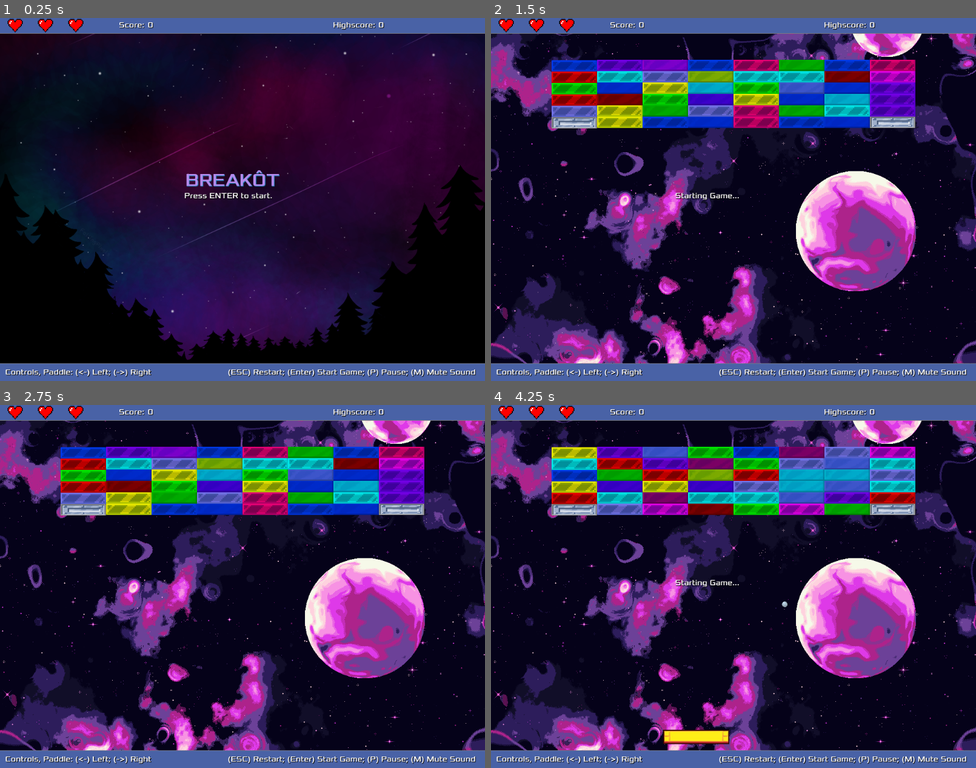
Above: before the commit, frames 1-4 (two rows, left to right).
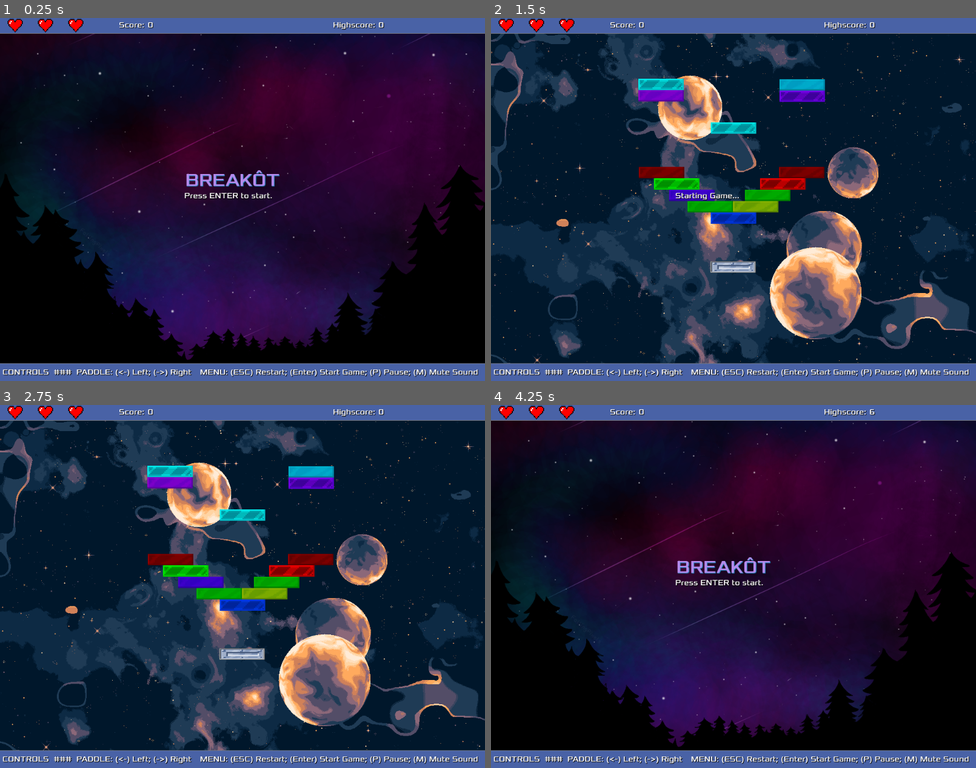
Above: after the commit, the same moments.

Repository: cristiadu/breakot
Game: Godot game, scene res://Main.tscn
The game is run twice, just before and just after one commit, with the same random seed, the same clock (stepped at 60 frames per second) and the same inputs.
Inputs:
- Up to frame 1 (0.25 s): no input
- Up to frame 2 (1.5 s): tap Enter (ui_accept) at 0.5, 1.35 s; hold Right (ui_right) 0.53-1.28 s; hold Enter (ui_accept) 0.53-1.28 s; hold Left (ui_left) from 1.28 s (still down)
- Up to frame 3 (2.75 s): tap Enter (ui_accept) at 1.52, 1.82, 2 s; release Left (ui_left) at 2.03 s; hold Right (ui_right) from 2.03 s (still down); hold Enter (ui_accept) from 2.03 s (still down)
- Up to frame 4 (4.25 s): release Enter (ui_accept) at 2.78 s; tap Enter (ui_accept) at 2.85, 3.02, 3.32 s; release Right (ui_right) at 3.53 s; hold Left (ui_left) from 3.53 s (still down); hold Enter (ui_accept) from 3.53 s (still down); tap Escape (ui_cancel) at 4.15 s

The runs differ from the first frame. In frame 1, 1.2% of the frame differs, in the area x 0-99%, y 96-99%; in frame 2, 62%; in frame 3, 62%; in frame 4, 79%, in the area x 0-100%, y 1-99%.

Commit message:
adding pause and mute controls, adjusting ball and paddle

Diff:
--- a/Ball.gd
+++ b/Ball.gd
@@ -62,5 +62,10 @@
 	ball_paused = true
 
 
+func unpause():
+	$BallSpeedTimer.start()
+	ball_paused = false
+
+
 func increase_ball_speed():
 	speed += speed_increment
--- a/Ball.tscn
+++ b/Ball.tscn
@@ -12,6 +12,7 @@
 script = ExtResource("2")
 
 [node name="Sprite2D" type="Sprite2D" parent="."]
+self_modulate = Color(0.976471, 1, 0, 1)
 scale = Vector2(0.25, 0.25)
 texture = ExtResource("1")
 region_filter_clip_enabled = true
--- a/HUD.gd
+++ b/HUD.gd
@@ -11,7 +11,7 @@
 var lives = initial_lives
 var active_blocks_count : set = on_blocks_count_setter
 
-var save_file = "user://game.save"
+var save_file = "user://user.save"
 
 func _ready():
 	var err = self.tree_exiting.connect(on_HUD_destroy)
@@ -105,13 +105,14 @@
 		# When entered here for the first time for current level.
 		# So sound doesn't keep playing on each new score after having a new highscore.
 		if not new_highscore:
-			await $NewHighscoreSound.play()
+			$NewHighscoreSound.play()
+			new_highscore = true
+
 		set_highscore(current_points)
 
 
 func set_highscore(score):
 	highscore = score
-	new_highscore = true
 	$Highscore.text = str(highscore)
 
 
--- a/HUD.tscn
+++ b/HUD.tscn
@@ -11,9 +11,6 @@
 msdf_pixel_range = 14
 msdf_size = 128
 fallbacks = Array[Font]([ExtResource("2"), ExtResource("2")])
-face_index = null
-embolden = null
-transform = null
 cache/0/16/0/ascent = 0.0
 cache/0/16/0/descent = 0.0
 cache/0/16/0/underline_position = 0.0
@@ -26,9 +23,6 @@
 msdf_pixel_range = 14
 msdf_size = 128
 fallbacks = Array[Font]([ExtResource("2"), ExtResource("2")])
-face_index = null
-embolden = null
-transform = null
 cache/0/16/0/ascent = 0.0
 cache/0/16/0/descent = 0.0
 cache/0/16/0/underline_position = 0.0
@@ -40,6 +34,7 @@
 
 [node name="TitleBackgroundSound" type="AudioStreamPlayer" parent="."]
 stream = ExtResource("4")
+volume_db = -30.0
 
 [node name="TitleBackground" type="TextureRect" parent="."]
 offset_right = 1024.0
@@ -78,9 +73,9 @@
 anchor_top = 0.5
 anchor_right = 0.5
 anchor_bottom = 0.5
-offset_left = 11.0
+offset_left = 5.0
 offset_top = 737.0
-offset_right = 323.0
+offset_right = 417.0
 offset_bottom = 760.0
 grow_horizontal = 2
 grow_vertical = 2
@@ -88,7 +83,7 @@
 theme_override_colors/font_shadow_color = Color(0, 0, 0, 1)
 theme_override_colors/font_outline_color = Color(0, 0, 0, 1)
 theme_override_fonts/font = ExtResource("2")
-text = "Controls, Paddle: (<-) Left; (->) Right"
+text = "CONTROLS  ###  PADDLE: (<-) Left; (->) Right"
 
 [node name="MenuControlsInfo" type="Label" parent="Layout/ControlsInfo"]
 anchors_preset = 8
@@ -96,9 +91,9 @@
 anchor_top = 0.5
 anchor_right = 0.5
 anchor_bottom = 0.5
-offset_left = 481.0
+offset_left = 412.0
 offset_top = 737.0
-offset_right = 1010.0
+offset_right = 1027.0
 offset_bottom = 762.0
 grow_horizontal = 2
 grow_vertical = 2
@@ -106,7 +101,7 @@
 theme_override_colors/font_shadow_color = Color(0, 0, 0, 1)
 theme_override_colors/font_outline_color = Color(0, 0, 0, 1)
 theme_override_fonts/font = ExtResource("2")
-text = "(ESC) Restart; (Enter) Start Game; (P) Pause; (M) Mute Sound "
+text = "  MENU: (ESC) Restart; (Enter) Start Game; (P) Pause; (M) Mute Sound "
 
 [node name="Highscore" type="Node2D" parent="Layout"]
 
@@ -161,7 +156,7 @@
 anchor_bottom = 0.5
 offset_left = -121.0
 offset_top = -65.0
-offset_right = 335.0
+offset_right = 89.0
 offset_bottom = -16.0
 grow_horizontal = 2
 grow_vertical = 2
--- a/Main.gd
+++ b/Main.gd
@@ -3,6 +3,8 @@
 @export var total_levels = 5
 
 var game_started = false
+var game_paused = false
+var game_muted = false
 var current_level_number = 0
 var current_level = null
 
@@ -28,17 +30,33 @@
 
 
 func _process(_delta):
-	if (not game_started) and Input.is_action_pressed("ui_accept"):
+	if (not game_started) and Input.is_action_just_pressed("ui_accept"):
 		game_started = true
-		current_level_number = 1
+		current_level_number = 2
 		$StartGameSound.play()
 		start_level(current_level_number)
-	if Input.is_action_pressed("ui_cancel") and game_started:
+	if Input.is_action_just_pressed("ui_cancel") and game_started:
 		game_started = false
 		pause_game_objects()
 		$CancelSound.play()
 		$StartGameTimer.stop()
 		$HUD.show_title_screen()
+	if Input.is_action_just_pressed("ui_pause") and game_started:
+		if not game_paused:
+			game_paused = true
+			pause_game_objects()
+			$HUD.show_message("GAME PAUSED.", false)
+		else:
+			game_paused = false
+			unpause_game_objects()
+			$HUD.on_timeout_hide_message()
+	if Input.is_action_just_pressed("ui_mute"):
+		if not game_muted:
+			game_muted = true
+			mute_or_unmute_sound(true)
+		else:
+			game_muted = false
+			mute_or_unmute_sound(false)
 
 
 func on_level_won():
@@ -89,3 +107,13 @@
 func pause_game_objects():
 	$Ball.pause()
 	$Paddle.pause()
+
+
+func unpause_game_objects():
+	$Ball.unpause()
+	$Paddle.unpause()
+
+
+func mute_or_unmute_sound(mute):
+	var bus_idx = AudioServer.get_bus_index("Master")
+	AudioServer.set_bus_mute(bus_idx, mute) # or false
--- a/Paddle.gd
+++ b/Paddle.gd
@@ -31,3 +31,7 @@
 
 func pause():
 	paddle_paused = true
+
+
+func unpause():
+	paddle_paused = false
--- a/Paddle.tscn
+++ b/Paddle.tscn
@@ -4,17 +4,20 @@
 [ext_resource type="Texture2D" uid="uid://cq15qic38dblj" path="res://assets/paddle.png" id="2"]
 
 [sub_resource type="CapsuleShape2D" id="1"]
-radius = 6.00001
-height = 276.0
+radius = 8.00001
+height = 272.0
 
 [node name="Paddle" type="CharacterBody2D"]
 scale = Vector2(0.5, 0.5)
 script = ExtResource("1")
 
 [node name="Sprite2D" type="Sprite2D" parent="."]
+self_modulate = Color(1, 0.54902, 0.403922, 1)
+position = Vector2(0, -4)
+scale = Vector2(1, 0.866667)
 texture = ExtResource("2")
 
 [node name="CollisionShape2D" type="CollisionShape2D" parent="."]
-position = Vector2(0, -22)
+position = Vector2(0, -18)
 rotation = 1.5708
 shape = SubResource("1")
--- a/project.godot
+++ b/project.godot
@@ -26,6 +26,20 @@
 
 common/drop_mouse_on_gui_input_disabled=true
 
+[input]
+
+ui_pause={
+"deadzone": 0.5,
+"events": [Object(InputEventKey,"resource_local_to_scene":false,"resource_name":"","device":0,"window_id":0,"alt_pressed":false,"shift_pressed":false,"ctrl_pressed":false,"meta_pressed":false,"pressed":false,"keycode":0,"physical_keycode":80,"key_label":0,"unicode":0,"echo":false,"script":null)
+, Object(InputEventJoypadButton,"resource_local_to_scene":false,"resource_name":"","device":-1,"button_index":6,"pressure":0.0,"pressed":false,"script":null)
+]
+}
+ui_mute={
+"deadzone": 0.5,
+"events": [Object(InputEventKey,"resource_local_to_scene":false,"resource_name":"","device":0,"window_id":0,"alt_pressed":false,"shift_pressed":false,"ctrl_pressed":false,"meta_pressed":false,"pressed":false,"keycode":0,"physical_keycode":77,"key_label":0,"unicode":0,"echo":false,"script":null)
+]
+}
+
 [physics]
 
 common/enable_pause_aware_picking=true
